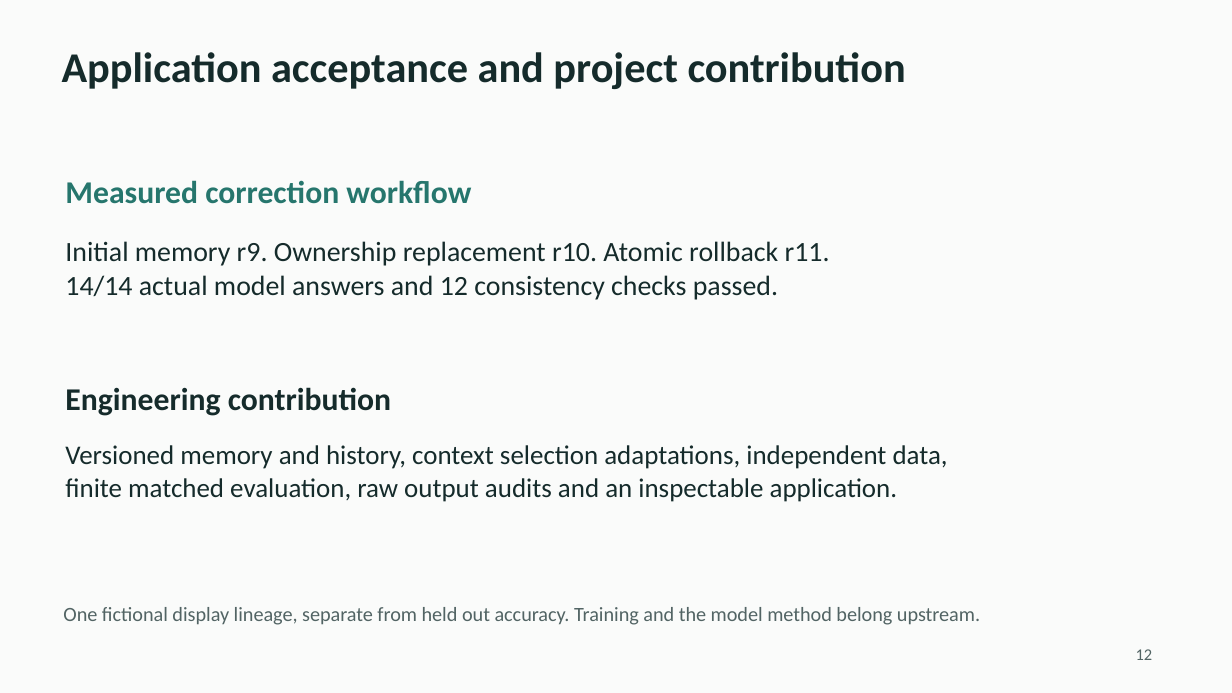
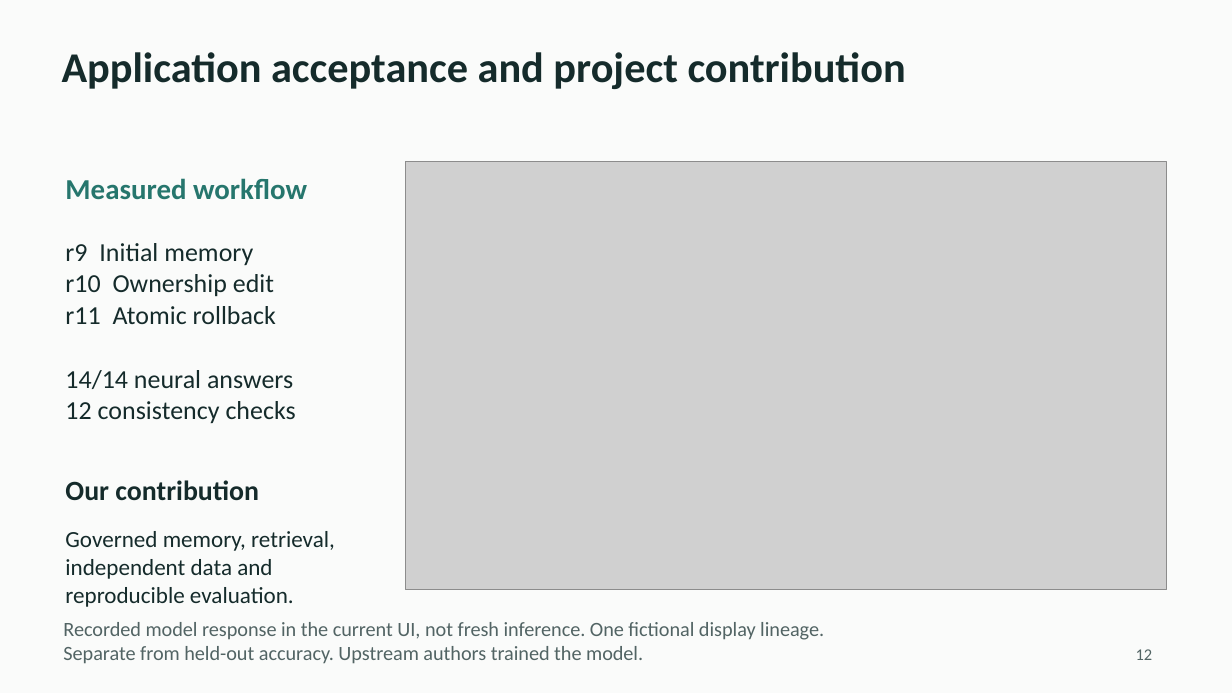
Before and after one commit to ShivamRaghav7/verity, a slide deck: slide 12 of output/presentation/Verity_Technical_Presentation.pptx. Drawn at 1232x693 pixels with LibreOffice and Linux fonts; fonts in the diff are those of the drawing; grey boxes stand for pictures. Boxes give left, top, right and bottom in pixels: in the first picture for what was removed or moved away, otherwise in the second. Text is boxed around its words. In the diff, an @@ line names an element or a change of style, - is before the commit and + after.

Commit message:
feat: brand Verity website and embed genuine application screenshots in slides

```diff
--- a/output/presentation/Verity_Technical_Presentation.pptx
+++ b/output/presentation/Verity_Technical_Presentation.pptx
@@ text at (x1=65, y1=178, x2=307, y2=200): text changed; size 24.8 to 22.5 pt @@
-Measured correction workflow
+Measured workflow
@@ picture added at (x1=406, y1=162, x2=1167, y2=590) @@
@@ text at (x1=65, y1=243, x2=296, y2=423): text changed; size 21.8 to 20.2 pt @@
-Initial memory r9. Ownership replacement r10. Atomic rollback r11.
-14/14 actual model answers and 12 consistency checks passed.
+r9 Initial memory
+r10 Ownership edit
+r11 Atomic rollback
+14/14 neural answers
+12 consistency checks
@@ text at (x1=65, y1=480, x2=259, y2=501): text changed; size 24.8 to 21.8 pt @@
-Engineering contribution
+Our contribution
@@ text at (x1=65, y1=531, x2=335, y2=607): text changed; size 21 to 18 pt @@
-Versioned memory and history, context selection adaptations, independent data,
-finite matched evaluation, raw output audits and an inspectable application.
+Governed memory, retrieval,
+independent data and
+reproducible evaluation.
@@ text at (x1=63, y1=622, x2=824, y2=664): text changed @@
-One fictional display lineage, separate from held out accuracy. Training and the model method belong upstream.
+Recorded model response in the current UI, not fresh inference. One fictional display lineage.
+Separate from held-out accuracy. Upstream authors trained the model.
```
Also in this commit, not shown: 1 other slide changed, 13 other files.
